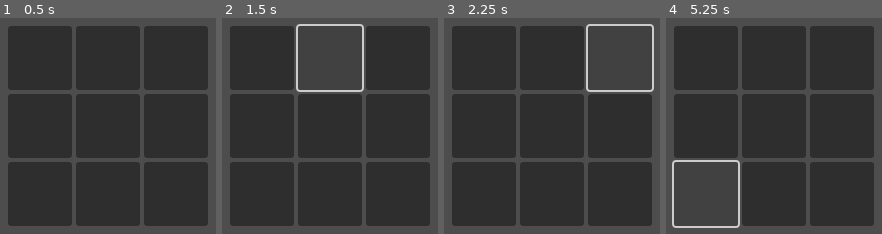
Above: before the commit, frames 1-4 (left to right).
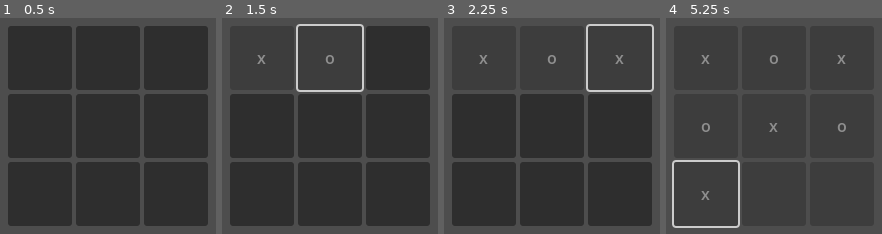
Above: after the commit, the same moments.

Repository: BrnLng/godot-bg-2511
Game: Godot game, scene res://scenes/main.tscn
The game is run twice, just before and just after one commit, with the same random seed, the same clock (stepped at 60 frames per second) and the same inputs.
Inputs (mouse positions are in pixels of both pictures, inside the frame that each line leads up to):
- Up to frame 1 (0.5 s): no input
- Up to frame 2 (1.5 s): click (263, 59) at 0.52 s; click (330, 59) at 1.27 s
- Up to frame 3 (2.25 s): click (618, 59) at 2.02 s
- Up to frame 4 (5.25 s): click (707, 126) at 2.77 s; click (774, 126) at 3.52 s; click (840, 126) at 4.27 s; click (707, 192) at 5.02 s

Frame 1 is identical in both runs. In frame 2, 0.2% of the frame differs, in the area x 16-52%, y 17-22%; in frame 3, 0.3%; in frame 4, 0.7%, in the area x 16-84%, y 17-85%.

Commit message:
debugged -- game_base fully deployed

Diff:
--- a/games/mancala.gd
+++ b/games/mancala.gd
@@ -15,6 +15,7 @@
 
 
 func _ready():
+	super._ready()
 	setup_buttons()
 	update_display()
 
--- a/games/ttt.gd
+++ b/games/ttt.gd
@@ -8,6 +8,7 @@
 
 
 func _ready():
+	super._ready()
 	setup_grid()
 
 func setup_grid():
